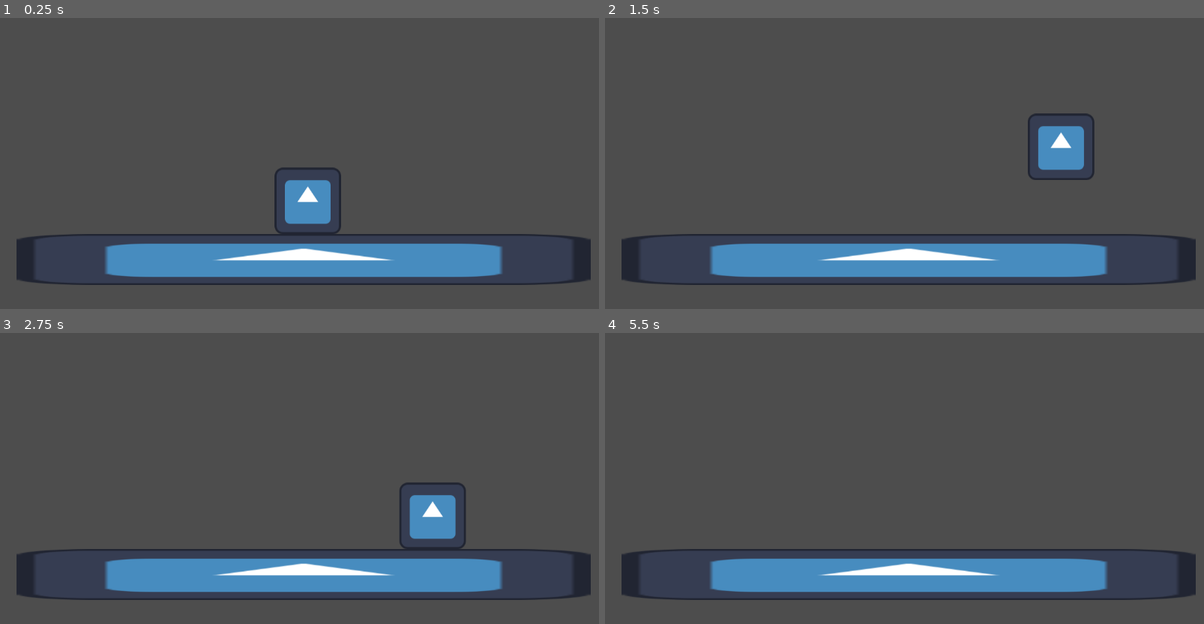
Above: before the commit, frames 1-4 (two rows, left to right).
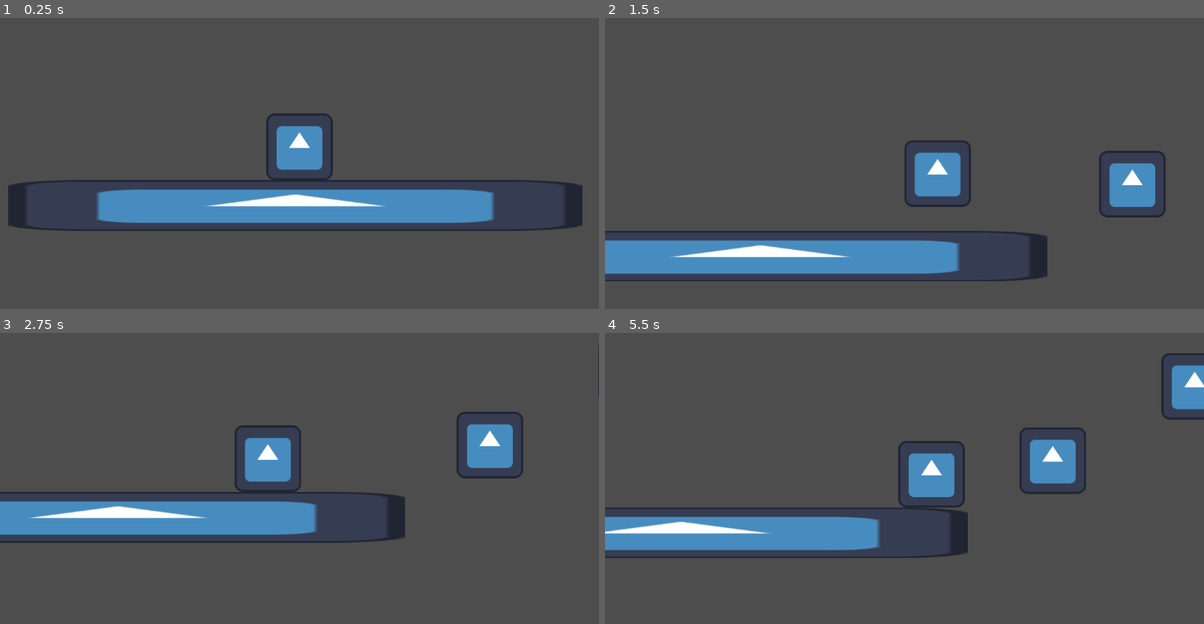
Above: after the commit, the same moments.

Repository: Jonty22439/GameDesignTask
Game: Godot game, scene res://Scenes/game_scene.tscn
The game is run twice, just before and just after one commit, with the same random seed, the same clock (stepped at 60 frames per second) and the same inputs. The engine's default icon, where the game draws it, is replaced by a stand-in: a white triangle on a blue panel in a dark square.
Inputs:
- Up to frame 1 (0.25 s): no input
- Up to frame 2 (1.5 s): hold D (RightWalk) from 0.53 s (still down); tap W (Jump) at 0.77 s
- Up to frame 3 (2.75 s): tap W (Jump) at 1.52 s; release D (RightWalk) at 2.03 s; hold A (LeftWalk) from 2.03 s (still down)
- Up to frame 4 (5.5 s): release A (LeftWalk) at 2.78 s; hold D (RightWalk) 2.78-4.28 s; tap W (Jump) at 3.02, 3.77, 4.52 s; hold A (LeftWalk) 4.28-5.03 s; hold D (RightWalk) from 5.03 s (still down)

The runs differ from the first frame. In frame 1, 21% of the frame differs, in the area x 1-99%, y 32-92%; in frame 2, 14%; in frame 3, 22%, in the area x 0-100%, y 3-92%; in frame 4, 20%.

Commit message:
Physics Tweaking
Just changed some physics

Diff:
--- a/MountainClimbingGame/Prefabs/Character.tscn
+++ b/MountainClimbingGame/Prefabs/Character.tscn
@@ -9,8 +9,11 @@
 [node name="CharacterBody2D" type="CharacterBody2D"]
 script = ExtResource("1_ehmgo")
 
+[node name="Sprite2D" type="Sprite2D" parent="."]
+texture = ExtResource("2_5cfn3")
+
+[node name="Camera2D" type="Camera2D" parent="."]
+position_smoothing_enabled = true
+
 [node name="CollisionShape2D" type="CollisionShape2D" parent="."]
 shape = SubResource("RectangleShape2D_beqr7")
-
-[node name="Sprite2D" type="Sprite2D" parent="."]
-texture = ExtResource("2_5cfn3")
--- a/MountainClimbingGame/Scenes/game_scene.tscn
+++ b/MountainClimbingGame/Scenes/game_scene.tscn
@@ -11,3 +11,9 @@
 [node name="Platform" parent="." instance=ExtResource("2_0th1f")]
 position = Vector2(584, 547)
 scale = Vector2(8.62826, 0.759967)
+
+[node name="StaticBody2D" parent="." instance=ExtResource("2_0th1f")]
+position = Vector2(1299, 408)
+
+[node name="StaticBody2D2" parent="." instance=ExtResource("2_0th1f")]
+position = Vector2(1572, 265)
--- a/MountainClimbingGame/Scripts/CharacterBody2D.gd
+++ b/MountainClimbingGame/Scripts/CharacterBody2D.gd
@@ -1,8 +1,8 @@
 extends CharacterBody2D
 
 
-const SPEED = 300.0
-const JUMP_VELOCITY = -600.0
+const SPEED = 350.0
+const JUMP_VELOCITY = -800.0
 
 # Get the gravity from the project settings to be synced with RigidBody nodes.
 var gravity = ProjectSettings.get_setting("physics/2d/default_gravity")
--- a/MountainClimbingGame/project.godot
+++ b/MountainClimbingGame/project.godot
@@ -44,4 +44,4 @@
 
 [physics]
 
-2d/default_gravity=1300.0
+2d/default_gravity=2100.0
